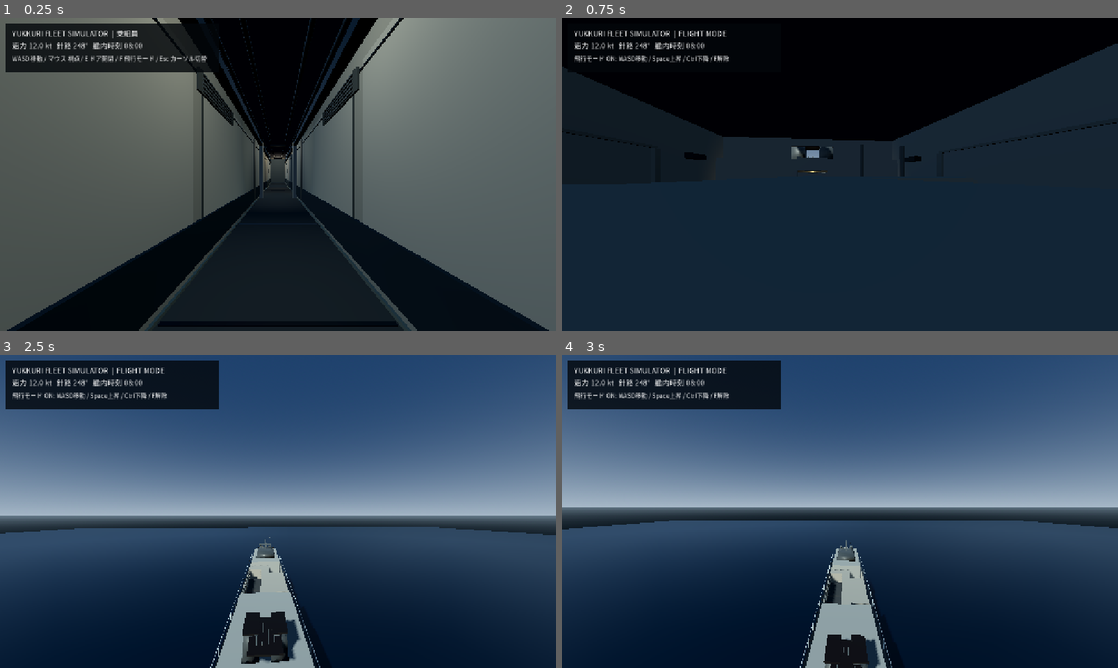
Above: before the commit, frames 1-4 (two rows, left to right).
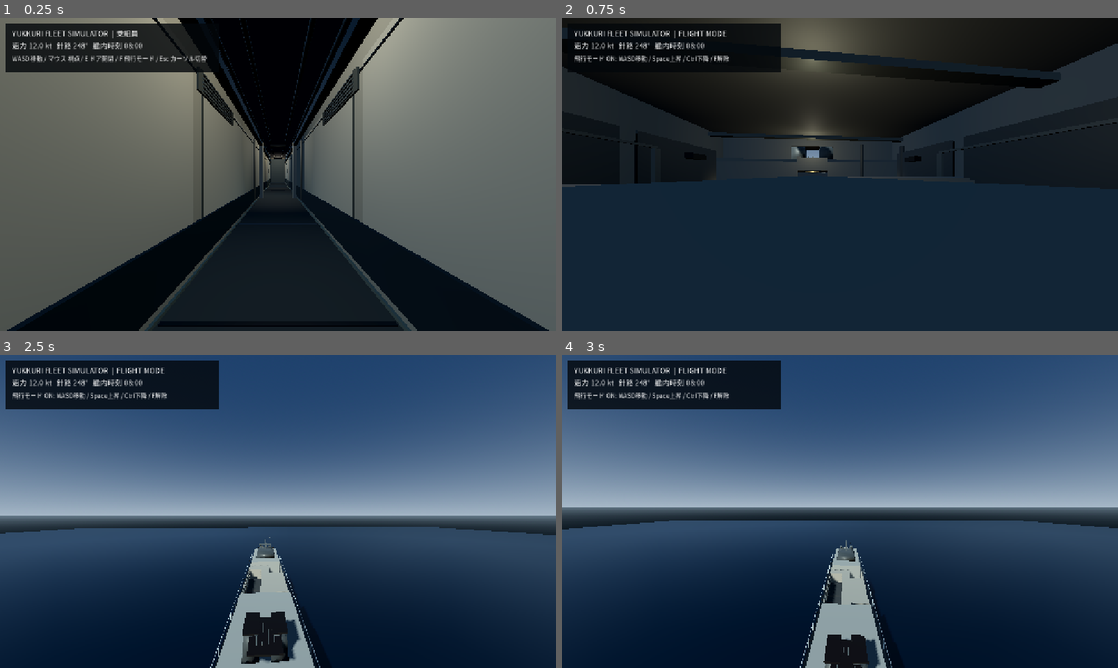
Above: after the commit, the same moments.

Repository: YukkuriP/Yukkuri-FPS-3
Game: Godot game, scene res://scenes/main.tscn
Two runs of this game, one before a commit and one after it. Both use one fixed random seed, a clock stepped at 60 frames per second and the inputs below.
Inputs (mouse positions are in pixels of both pictures, inside the frame that each line leads up to):
- Up to frame 1 (0.25 s): no input
- Up to frame 2 (0.75 s): tap Enter at 0.5 s; move the mouse to (867, 174) at 0.52 s; hold Space (fleet_fly_up) from 0.53 s (still down); hold F (fleet_fly_toggle) from 0.53 s (still down); click (867, 174) at 0.67 s
- Up to frame 3 (2.5 s): keep holding Space (fleet_fly_up); move the mouse to (250, 511) at 1.27 s; release F (fleet_fly_toggle) at 1.28 s; tap E (fleet_interact) at 1.35 s; move the mouse to (289, 505) at 2.02 s; tap 1 at 2.1 s
- Up to frame 4 (3 s): keep holding Space (fleet_fly_up); move the mouse to (834, 517) at 2.77 s; tap 2 at 2.85 s; click (834, 517) at 2.92 s

The runs differ from the first frame. In frame 1, 1.4% of the frame differs, in the area x 26-70%, y 0-59%; in frame 2, 14%, in the area x 0-90%, y 0-54%; in frame 3, less than 0.1%; in frame 4, less than 0.1%.

Commit message:
Finish the hangar interior with practical storage, beams and lighting

Diff:
--- a/scripts/visual_upgrade.gd
+++ b/scripts/visual_upgrade.gd
@@ -23,6 +23,7 @@
 	_superstructure_finish()
 	_interior_superstructure_finish()
 	_bridge_furnishings()
+	_hangar_interior_finish()
 
 func _mat(color: Color, metal: float, rough: float) -> StandardMaterial3D:
 	var m:=StandardMaterial3D.new()
@@ -377,6 +378,32 @@
 	for z in [-25.0, -21.0, -17.0]:
 		_box(self, "Bridge document holder", Vector3(5.72, 3.4, z), Vector3(0.10, 0.58, 0.72), chair_mat)
 
+
+func _hangar_interior_finish() -> void:
+	var rack_mat := _mat(Color(0.25, 0.28, 0.28), 0.32, 0.72)
+	var safety := _mat(Color(0.55, 0.42, 0.16), 0.08, 0.82)
+	# Practical hangar wall liners, overhead beams and equipment storage.
+	for side in [-1.0, 1.0]:
+		for z in [24.0, 27.0, 30.0, 33.0]:
+			_box(self, "Hangar interior wall panel", Vector3(side * 5.78, 4.5, z), Vector3(0.06, 4.4, 2.7), steel)
+			_box(self, "Hangar wall panel seam", Vector3(side * 5.74, 4.5, z + 1.38), Vector3(0.025, 4.2, 0.04), dark, 0)
+		_box(self, "Hangar equipment rack", Vector3(side * 5.1, 3.4, 26.0), Vector3(0.65, 2.4, 3.8), rack_mat)
+		for row in range(4):
+			_box(self, "Hangar rack shelf", Vector3(side * 5.1, 2.5 + float(row) * 0.48, 26.0), Vector3(0.82, 0.07, 3.5), trim)
+		_box(self, "Hangar safety floor stripe", Vector3(side * 4.4, 1.28, 28.0), Vector3(0.12, 0.025, 10.0), safety, 0)
+	for z in [23.0, 27.0, 31.0, 33.0]:
+		_box(self, "Hangar overhead beam", Vector3(0.0, 7.55, z), Vector3(11.6, 0.18, 0.22), trim)
+		var lamp := OmniLight3D.new()
+		lamp.position = Vector3(0.0, 7.0, z)
+		lamp.light_color = Color(0.82, 0.79, 0.7)
+		lamp.light_energy = 0.72
+		lamp.omni_range = 8.0
+		add_child(lamp)
+	# Workbench and mobile service trolley as visual dressing.
+	_box(self, "Hangar workbench", Vector3(-3.7, 2.0, 29.5), Vector3(1.8, 0.16, 2.2), rack_mat)
+	_box(self, "Hangar workbench cabinet", Vector3(-3.7, 1.55, 29.5), Vector3(1.55, 0.8, 1.9), dark)
+	_box(self, "Hangar service trolley", Vector3(3.7, 1.7, 29.5), Vector3(1.1, 0.75, 1.5), steel)
+
 func _interior_detail() -> void:
 	# Floor panels, ceiling cable trays and door frames make the passage feel built.
 	for z in range(-29,42,2):
